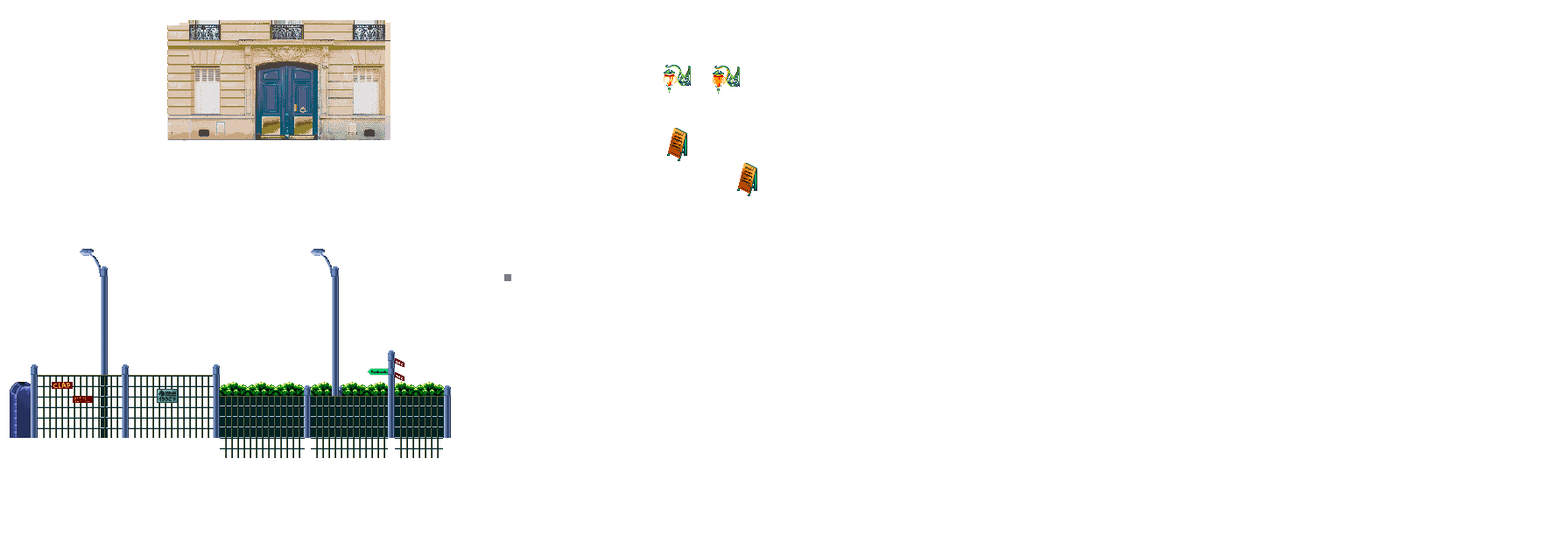
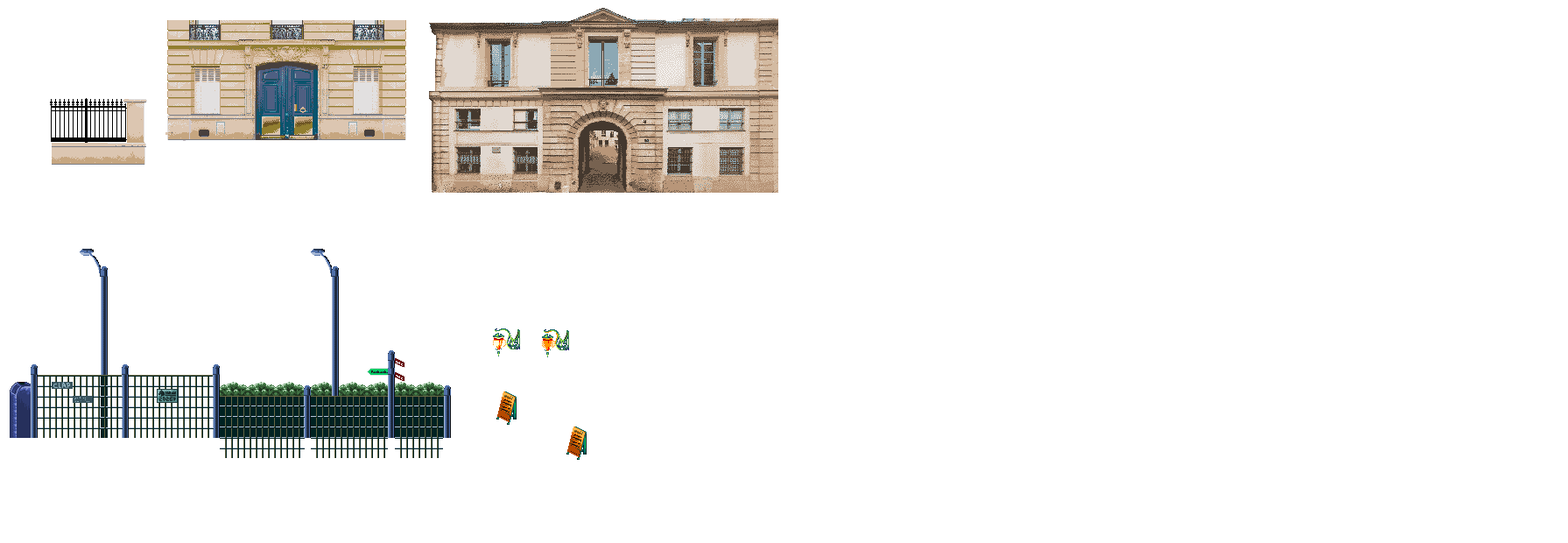
Before/after of a 1568px x 543px layered artwork. What changed in the layer stack:
added layer "Layer 24 copy 4" above "Layer 24 copy 3" over [49, 98, 113, 142]
added layer "Layer 24 copy 3" above "Layer 22" over [63, 98, 127, 143]
added layer "Layer 22" above "Layer 21" over [88, 105, 127, 142]
added layer "Layer 21" above "Layer 20" over [119, 155, 127, 162]
added layer "Layer 20" above "Layer 19" over [112, 99, 145, 160]
added layer "Layer 19" above "BatimentB" over [51, 98, 169, 165]
added group "BatimentB" with 5 layers above "BuildingA" over [428, 7, 779, 193]
added layer "Layer 16" in group "BatimentB" over [428, 8, 694, 193]
added layer "Layer 13" in group "BatimentB" over [428, 7, 779, 193]
added group "BuildingA" with 5 layers above "Signs" over [167, 20, 407, 141]
added layer "Layer 15" in group "BuildingA" over [167, 20, 407, 29]
added layer "BuildingA copy" in group "BuildingA" over [318, 20, 407, 141]
moved "Layer 12" into group "BuildingA" over [167, 20, 386, 141]
moved "Layer 3" into group "BuildingA" over [179, 22, 391, 141]
moved "Layer 4" into group "BuildingA" over [188, 20, 386, 141]
added group "Signs" with 9 layers above "Hue/Saturation 3" over [30, 357, 443, 438]
moved "Layer 11" into group "Signs", painted on it over [159, 396, 173, 401]
moved "Group 1" into group "Signs" over [51, 376, 443, 438]
moved "Layer 10" into group "Signs" over [30, 357, 406, 403]
painted on "Layer 0 copy" over [492, 64, 758, 460]
removed layer "Layer 9" over [504, 274, 512, 282]
